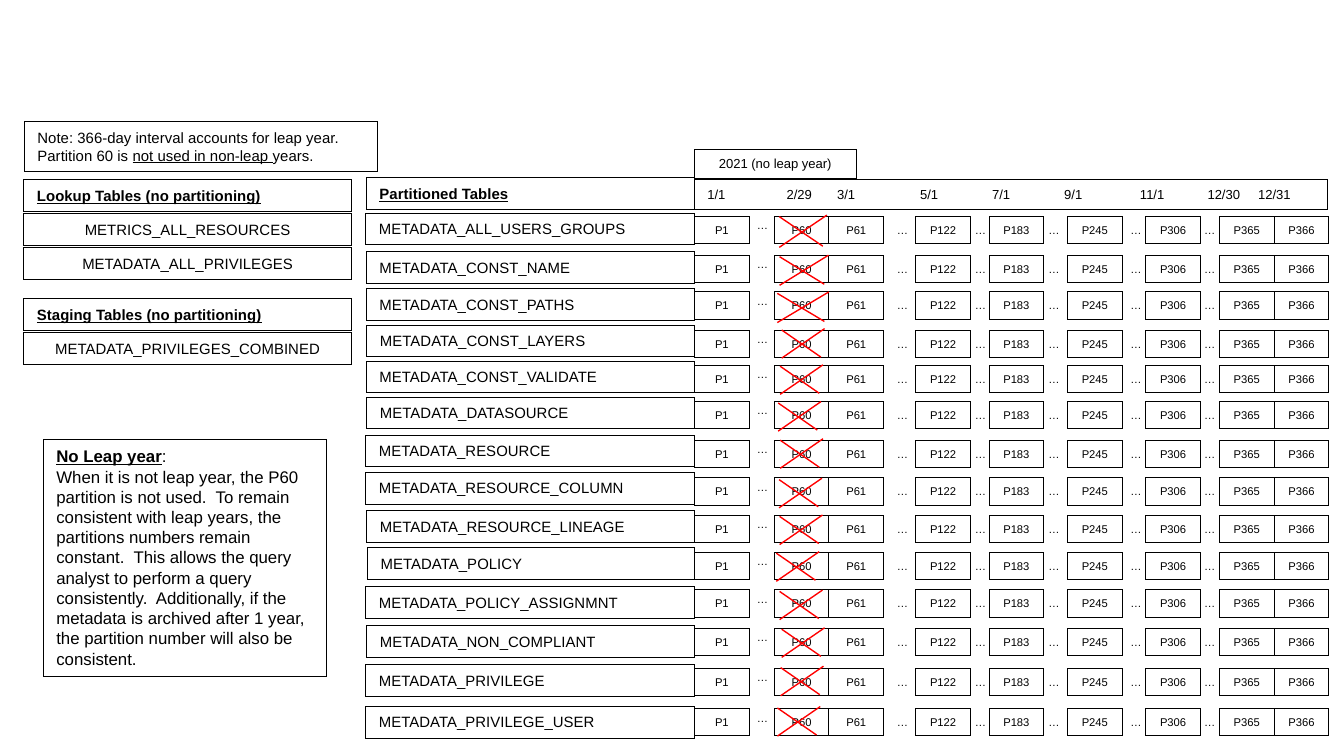
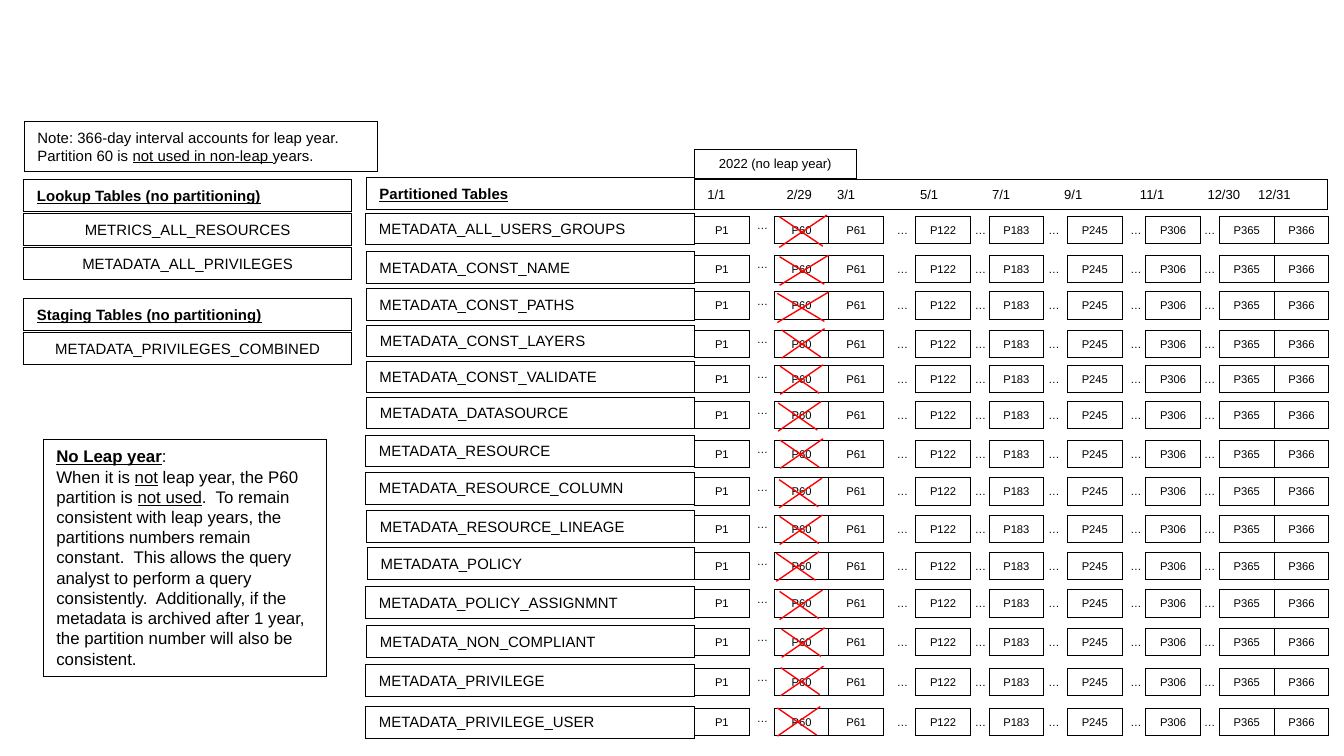
Before and after one commit to TIBCOSoftware/ASAssets_KPI, a slide deck: slide 27 of DocumentationSource/2022Q400/KPI Metrics Overview.pptx. Drawn at 1344x756 pixels with LibreOffice and Linux fonts; fonts in the diff are those of the drawing; background and template pictures are left out. Boxes give left, top, right and bottom in pixels: in the first picture for what was removed or moved away, otherwise in the second. Text is boxed around its words. In the diff, an @@ line names an element or a change of style, - is before the commit and + after.

```diff
--- a/DocumentationSource/2022Q400/KPI Metrics Overview.pptx
+++ b/DocumentationSource/2022Q400/KPI Metrics Overview.pptx
@@ text in rectangle at [719,158,832,171]: text changed @@
-2021 (no leap year)
+2022 (no leap year)
@@ text in rectangle at [56,470,304,665]: underline on in "not not used." @@
```
Also in this commit, not shown: 20 other slides changed, 5 other files.
